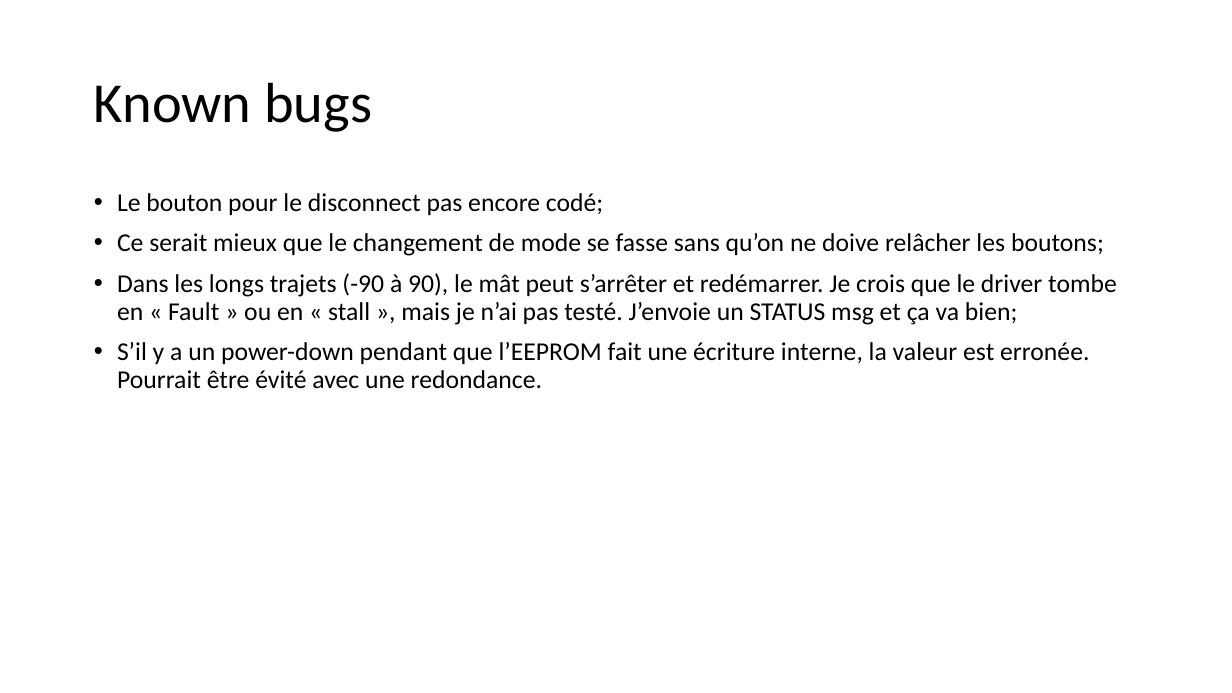
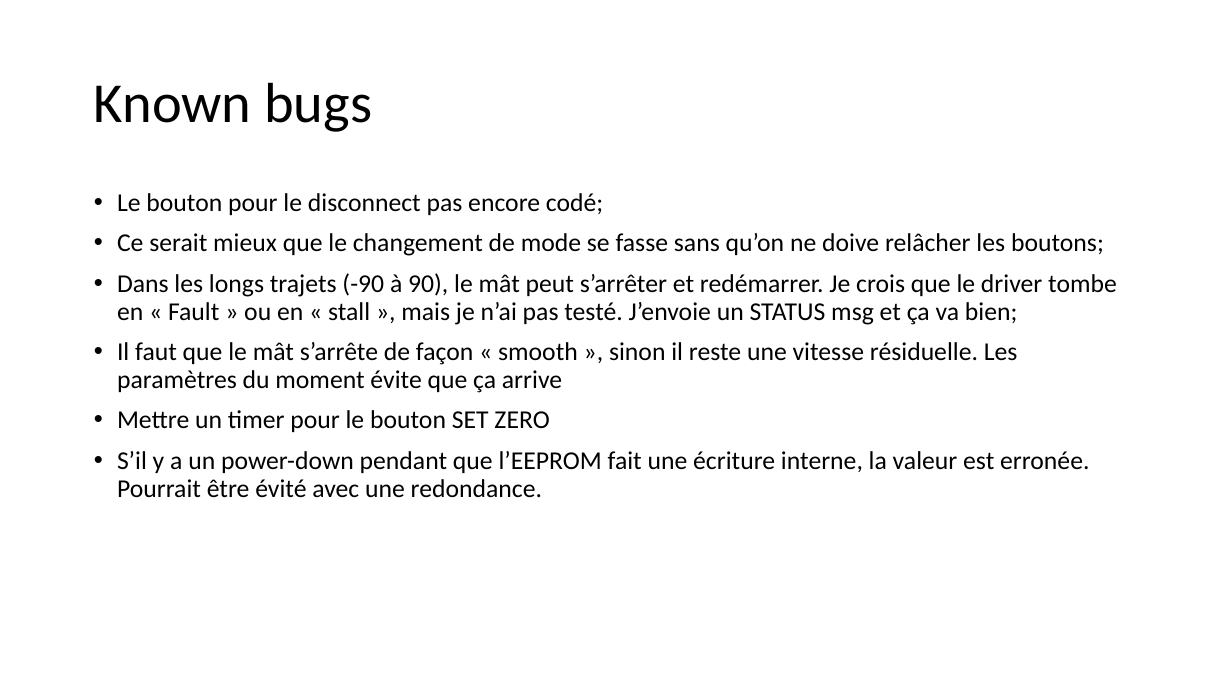
Before and after one commit to chinook/ChinookMast, a slide deck: slide 5 of ChinookMast.pptx. Drawn at 1232x693 pixels with LibreOffice and Linux fonts; fonts in the diff are those of the drawing. Boxes give left, top, right and bottom in pixels: in the first picture for what was removed or moved away, otherwise in the second. Text is boxed around its words. In the diff, an @@ line names an element or a change of style, - is before the commit and + after.

Commit message:
Updated ppt

```diff
--- a/ChinookMast.pptx
+++ b/ChinookMast.pptx
@@ text at (117, 342, 1018, 432): paragraphs added @@
+• Il faut que le mât s’arrête de façon « smooth », sinon il reste une vitesse résiduelle. Les paramètres du moment évite que ça arrive
+• Mettre un timer pour le bouton SET ZERO
```
